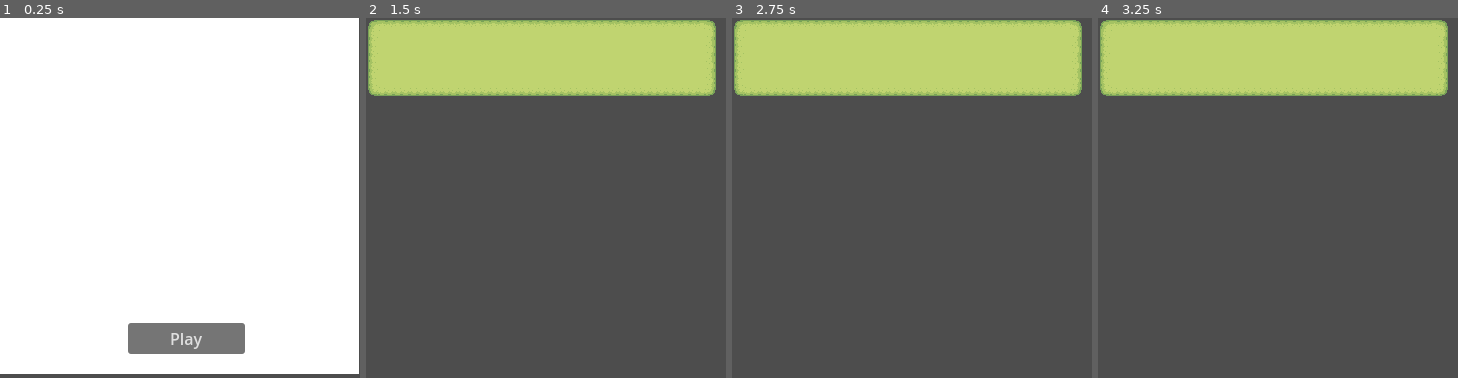
Above: before the commit, frames 1-4 (left to right).
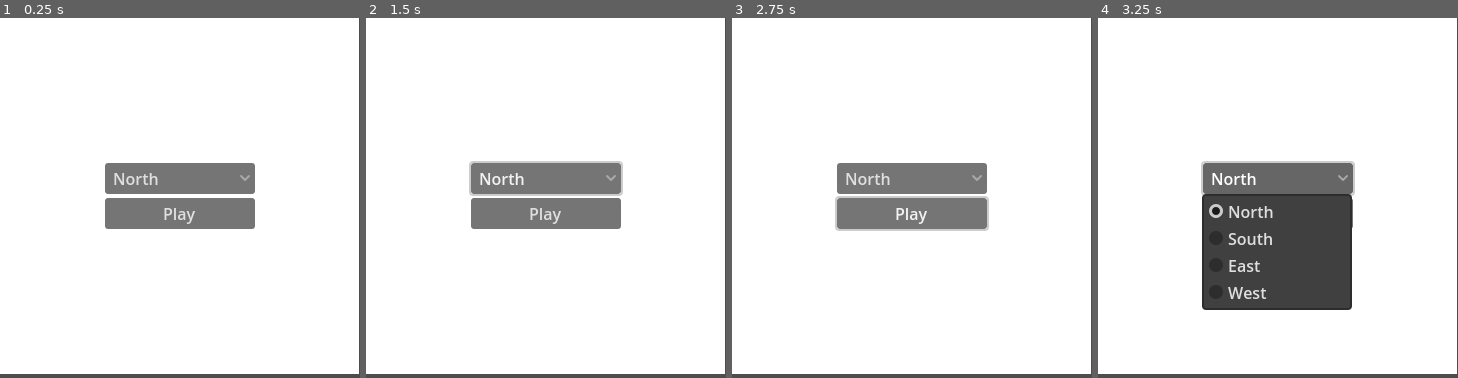
Above: after the commit, the same moments.

Repository: thiagoalgo/bordless-farm
Game: Godot game, scene res://scenes/scn_main.tscn
Two runs of this game, one before a commit and one after it. Both use one fixed random seed, a clock stepped at 60 frames per second and the inputs below.
Inputs (mouse positions are in pixels of both pictures, inside the frame that each line leads up to):
- Up to frame 1 (0.25 s): no input
- Up to frame 2 (1.5 s): click (546, 180) at 0.5 s, where only the run after the commit has a clickable "North"; click "Play" at 1.25 s
- Up to frame 3 (2.75 s): click (912, 212) at 2 s, where only the run after the commit has a clickable "Play"
- Up to frame 4 (3.25 s): click (1278, 180) at 2.75 s, where only the run after the commit has a clickable "North"

The runs differ from the first frame. In frame 1, 10% of the frame differs, in the area x 29-71%, y 40-94%; in frame 2, 99%, in the area x 0-100%, y 0-99%; in frame 3, 99%; in frame 4, 87%.

Commit message:
Add side selection to menu and level setup
Introduces an OptionButton to the menu for selecting a side (North, South, East, West). The selected side is passed to the level setup, allowing the game to start with the chosen side. Refactors menu layout to use containers and updates signal connections accordingly.

Diff:
--- a/scenes/scn_menu.tscn
+++ b/scenes/scn_menu.tscn
@@ -5,17 +5,46 @@
 [node name="Menu" type="Control"]
 layout_mode = 3
 anchors_preset = 0
+offset_right = 359.0
+offset_bottom = 356.0
 script = ExtResource("1_afsgd")
 
 [node name="ColorRect" type="ColorRect" parent="."]
-layout_mode = 0
-offset_right = 359.0
-offset_bottom = 356.0
+layout_mode = 1
+anchors_preset = 15
+anchor_right = 1.0
+anchor_bottom = 1.0
+grow_horizontal = 2
+grow_vertical = 2
 
-[node name="ButtonPlay" type="Button" parent="."]
-layout_mode = 0
-offset_left = 128.0
-offset_top = 305.0
-offset_right = 245.0
-offset_bottom = 336.0
+[node name="VBoxContainer" type="VBoxContainer" parent="."]
+layout_mode = 1
+anchors_preset = 8
+anchor_left = 0.5
+anchor_top = 0.5
+anchor_right = 0.5
+anchor_bottom = 0.5
+offset_left = -39.0
+offset_top = -33.0
+offset_right = 39.0
+offset_bottom = 33.0
+grow_horizontal = 2
+grow_vertical = 2
+
+[node name="OptionButtonSide" type="OptionButton" parent="VBoxContainer"]
+custom_minimum_size = Vector2(150, 0)
+layout_mode = 2
+selected = 0
+item_count = 4
+popup/item_0/text = "North"
+popup/item_0/id = 0
+popup/item_1/text = "South"
+popup/item_1/id = 1
+popup/item_2/text = "East"
+popup/item_2/id = 2
+popup/item_3/text = "West"
+popup/item_3/id = 3
+
+[node name="ButtonPlay" type="Button" parent="VBoxContainer"]
+layout_mode = 2
 text = "Play"
--- a/scripts/scn_main.gd
+++ b/scripts/scn_main.gd
@@ -1,18 +1,17 @@
 extends Node
 
-var scn_menu := preload("res://scenes/scn_menu.tscn")
+var scn_menu  := preload("res://scenes/scn_menu.tscn")
 var scn_level := preload("res://scenes/scn_level.tscn")
-
-var scn_menu_instance: Node  = null
+var scn_menu_instance: Node = null
 var scn_level_instance: Node = null
-var screen_size: Vector2i    = DisplayServer.screen_get_size()
+var screen_size: Vector2i = DisplayServer.screen_get_size()
+var selected_side: int = 0
 
 
 func _ready() -> void:
 	Input.set_mouse_mode(Input.MOUSE_MODE_VISIBLE)
 	init_win()
 	open_menu()
-	#open_level()
 
 
 func  init_win() -> void:
@@ -27,19 +26,28 @@
 	DisplayServer.window_set_position((screen_size - get_window().size) / 2)
 	scn_menu_instance = scn_menu.instantiate()
 	scn_menu_instance.button_play_pressed.connect(_on_menu_button_play_pressed)
+	scn_menu_instance.option_button_side_item_selected.connect(_on_option_button_side_item_selected)
+	scn_menu_instance.set_z_index(1000)
 	add_child(scn_menu_instance)
 
 
 func open_level() -> void:
-	if scn_level_instance: return
+	#if scn_level_instance: return
+	if scn_level_instance:
+		scn_level_instance.queue_free()
 
 	scn_level_instance = scn_level.instantiate()
-	scn_level_instance.setup(scn_level_instance.GameWindowSide.NORTH, 0, 70)
+	scn_level_instance.setup(selected_side, 0, 70)
 	DisplayServer.window_set_position(scn_level_instance.map.pos)
 	DisplayServer.window_set_size(scn_level_instance.map.size)
 	add_child(scn_level_instance)
 
 
 func _on_menu_button_play_pressed():
-	scn_menu_instance.queue_free()
+	#scn_menu_instance.queue_free()
 	open_level()
+
+
+func _on_option_button_side_item_selected(side: int) -> void:
+	print("Selected side: %d" % side)
+	selected_side = side
--- a/scripts/scn_menu.gd
+++ b/scripts/scn_menu.gd
@@ -1,9 +1,14 @@
 extends Control
 
 signal button_play_pressed
+signal option_button_side_item_selected
 
-@onready var button_play: Button = $ButtonPlay
+@onready var button_play: Button = $VBoxContainer/ButtonPlay
+@onready var option_button_side: OptionButton = $VBoxContainer/OptionButtonSide
 
 
 func _ready() -> void:
 	button_play.pressed.connect(func(): emit_signal("button_play_pressed"))
+	option_button_side.item_selected.connect(
+		func(side: int): emit_signal("option_button_side_item_selected", side)
+	)
